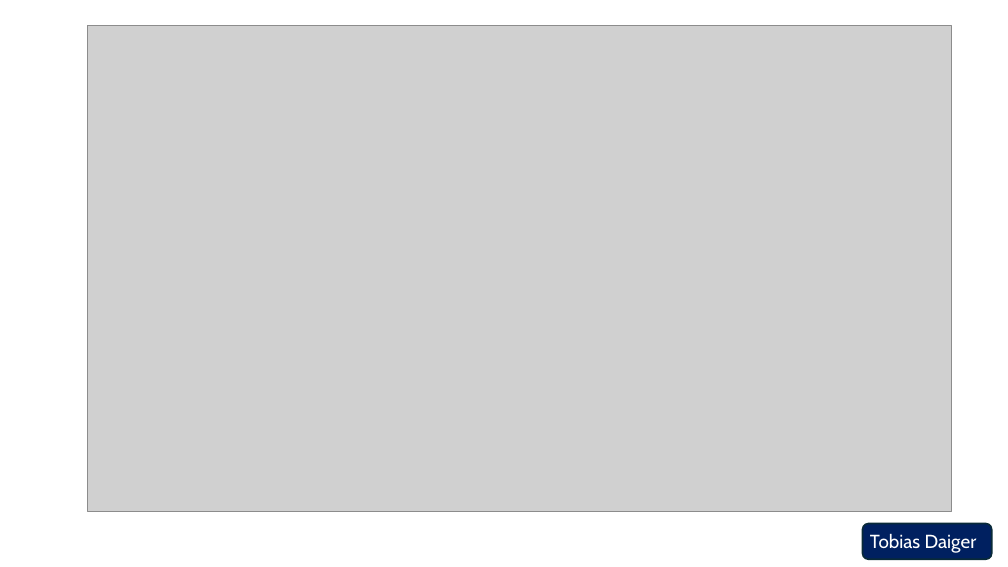
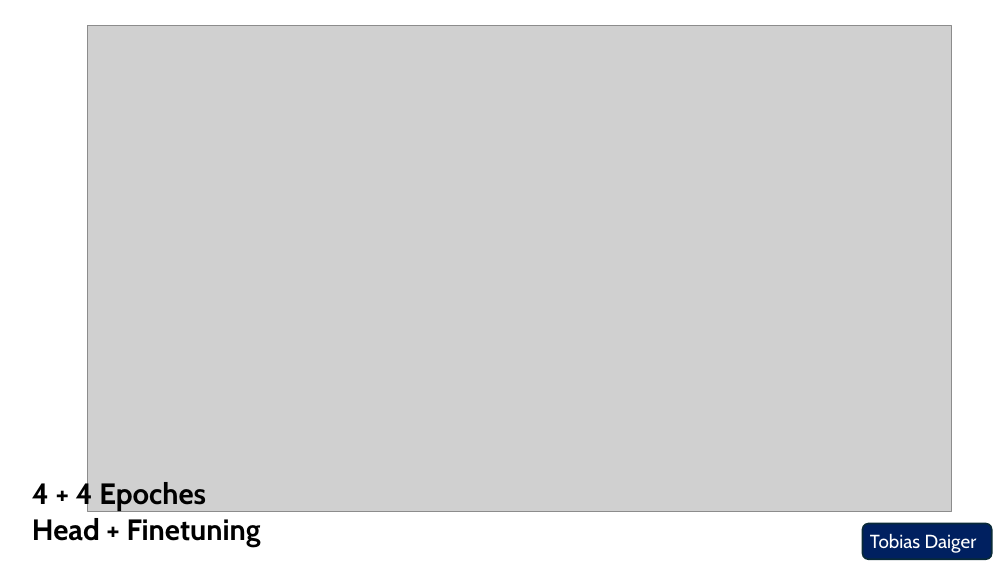
Before and after one commit to tobydgr/project_dawg, a slide deck: slide 5 of presentation/MS_presentation_300726.pptx. Drawn at 1008x567 pixels with LibreOffice and Linux fonts; fonts in the diff are those of the drawing; grey boxes stand for pictures. Boxes give left, top, right and bottom in pixels: in the first picture for what was removed or moved away, otherwise in the second. Text is boxed around its words. In the diff, an @@ line names an element or a change of style, - is before the commit and + after.

```diff
--- a/presentation/MS_presentation_300726.pptx
+++ b/presentation/MS_presentation_300726.pptx
@@ text added at <box>32,480,261,547</box>, 28 pt, text #000000, bold @@
+4 + 4 Epoches
+Head + Finetuning
```
Also in this commit, not shown: 3 other slides changed, 5 slides added, 5 other files.
